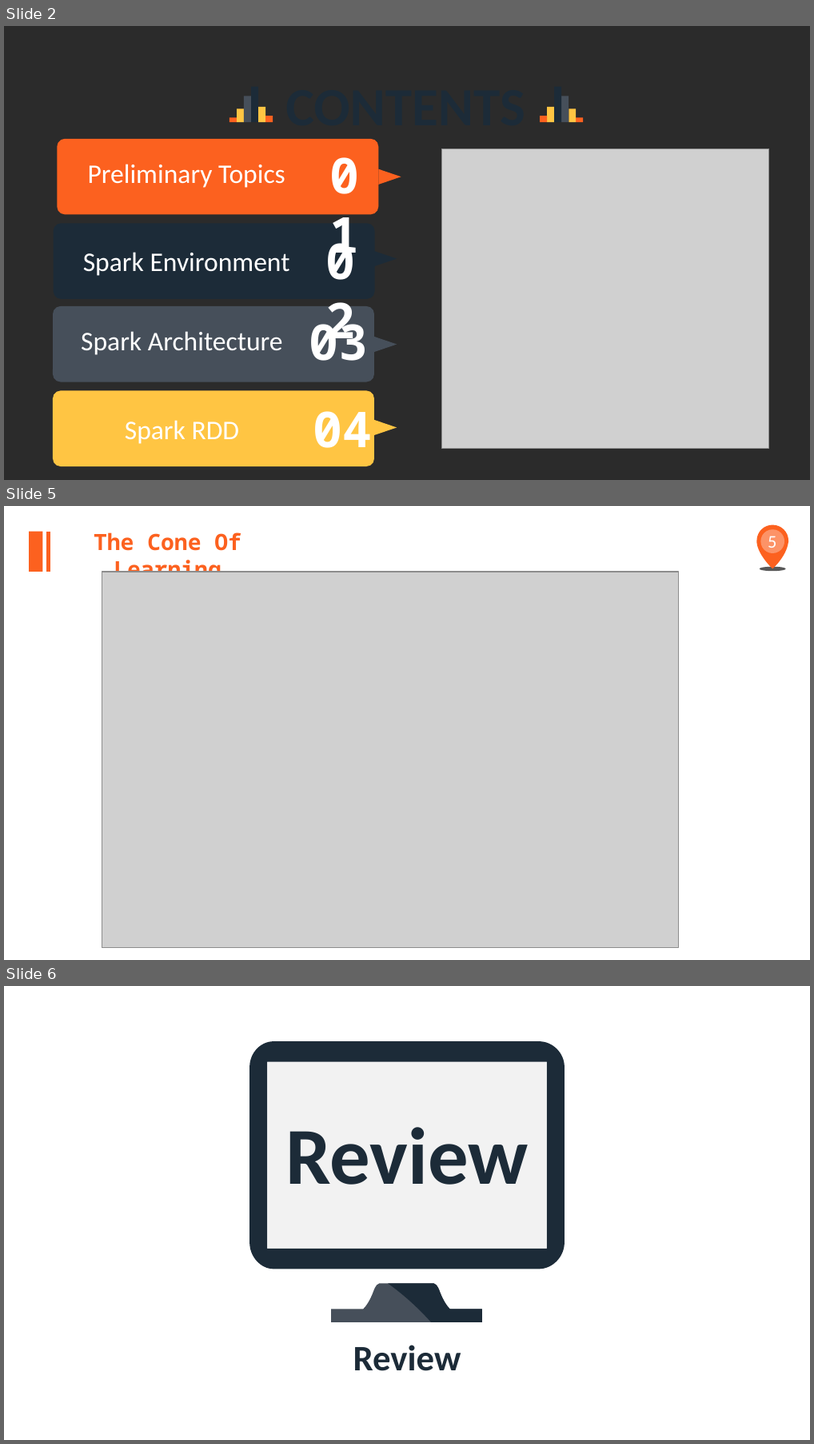
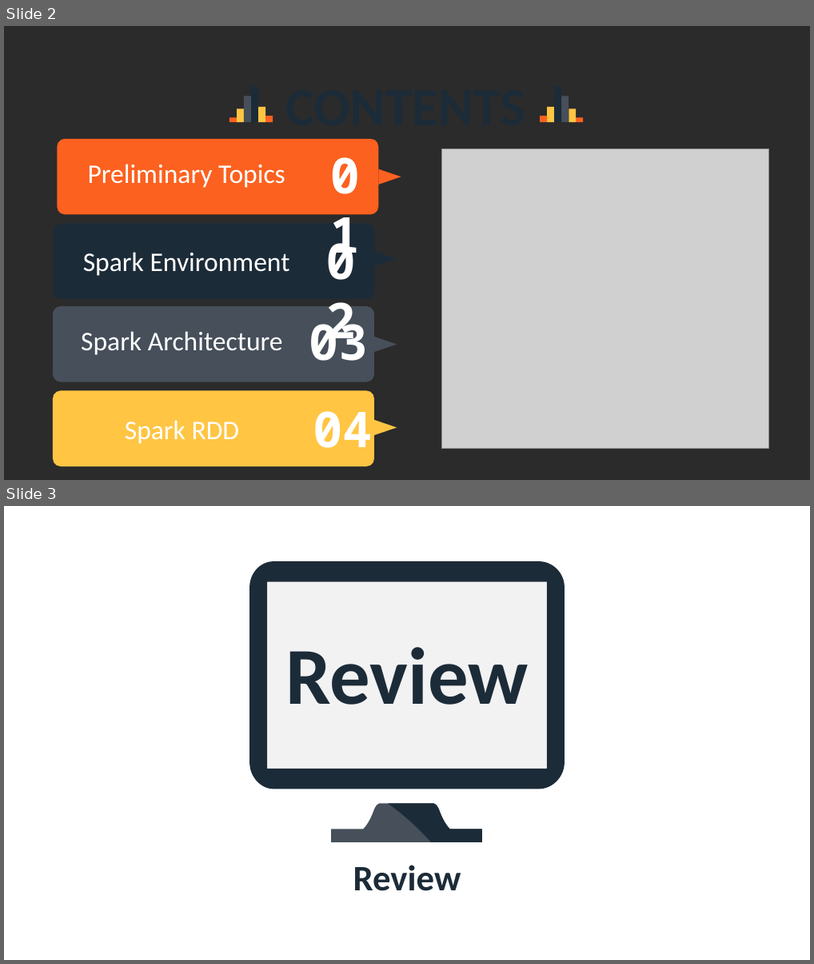
Before and after one commit to xenron/Seminar-Tenji, a slide deck: docs/courseware/04_Spark/courseware.pptx. Shown one above the other, each under a label of ours: slides 2, 5 and 6 before the commit, slides 2 and 3 after it; the slides between them are not shown. The pictures are 814x1444 and 814x964 pixels, drawn with LibreOffice and Linux fonts; fonts in the diff are those of the drawing; grey boxes stand for pictures; background and template pictures are left out; a plain dark background stands for a picture behind light text. Boxes give left, top, right and bottom in pixels: in the first picture for what was removed or moved away, otherwise in the second. Text is boxed around its words. In the diff, an @@ line names an element or a change of style, - is before the commit and + after.

```diff
--- a/docs/courseware/04_Spark/courseware.pptx
+++ b/docs/courseware/04_Spark/courseware.pptx
@@ slide 5 removed at (4,506,810,960), background picture (left out) @@
@@ freeform shape removed at (757,524,789,568) @@
@@ ellipse removed at (762,529,786,553) @@
@@ rectangle removed at (29,531,42,572) @@
@@ line removed from (48, 531) to (48, 572) @@
@@ text removed at (94,532,242,583) @@
-The Cone Of Learning
@@ page number removed at (768,536,777,553) @@
-5
@@ picture removed at (102,572,679,947) @@
@@ ellipse removed at (759,567,786,571) @@
@@ what was slide 6 is now slide 3 @@
```
Also in this commit, not shown: 2 other slides removed, 10 other files.
